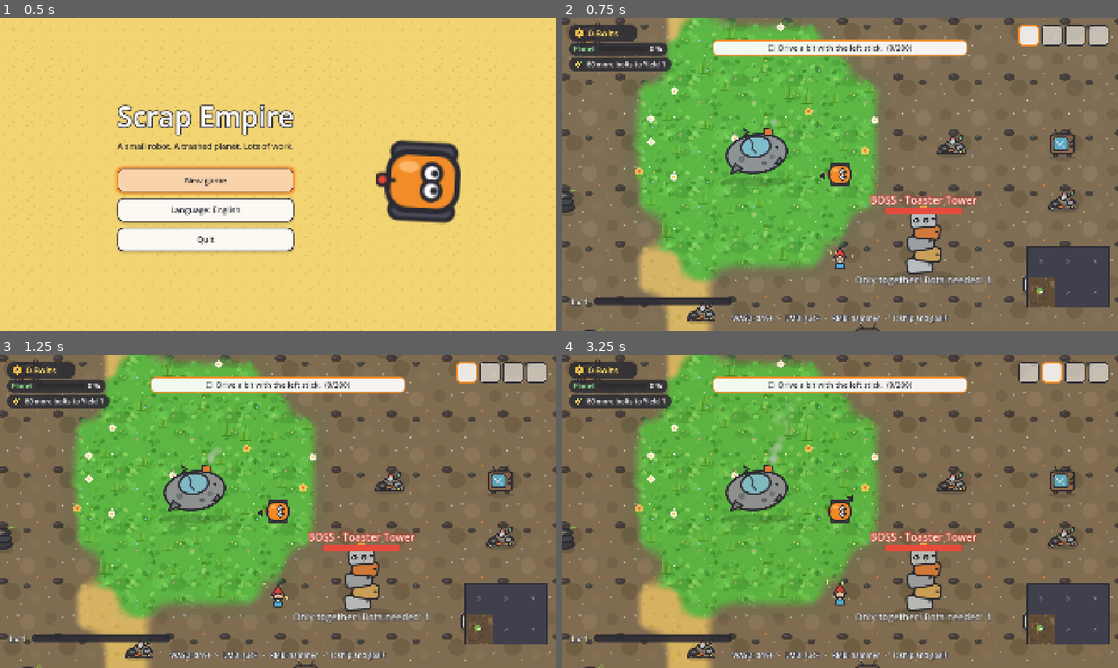
Above: before the commit, frames 1-4 (two rows, left to right).
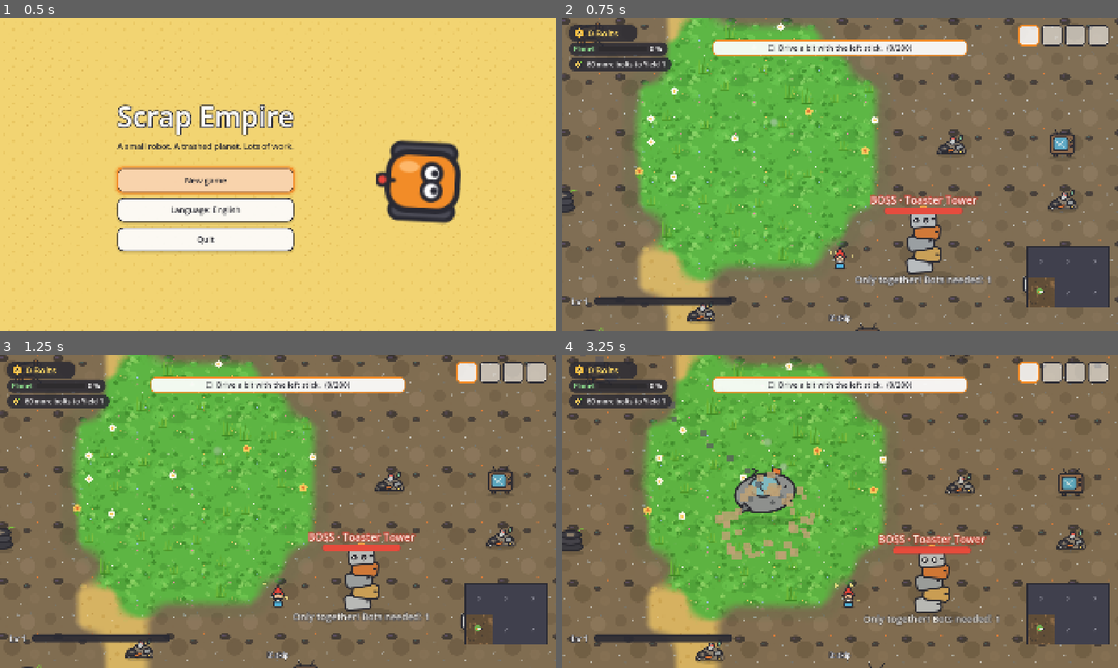
Above: after the commit, the same moments.

Repository: Dean86nz/ScrapEmpire
Game: Godot game, scene res://src/ui/title/title.tscn
The game is run twice, just before and just after one commit, with the same random seed, the same clock (stepped at 60 frames per second) and the same inputs.
Inputs (mouse positions are in pixels of both pictures, inside the frame that each line leads up to):
- Up to frame 1 (0.5 s): no input
- Up to frame 2 (0.75 s): click "New game" at 0.5 s
- Up to frame 3 (1.25 s): no input
- Up to frame 4 (3.25 s): tap Enter (ui_accept) at 1.25, 1.52, 2.27 s; move the mouse to (962, 495) at 1.27 s; hold Right (cursor_right) 1.28-2.03 s; tap Shift (boost) at 1.35 s; click (962, 495) at 1.42 s; move the mouse to (728, 527) at 2.02 s; hold Down (cursor_down) 2.03-2.78 s; tap C (call_courier) at 2.1 s; move the mouse to (895, 442) at 2.77 s; hold Right (cursor_right) from 2.78 s (still down); hold Mouse wheel down (hotbar_next) from 2.78 s (still down)

Frame 1 is identical in both runs. In frame 2, 2.3% of the frame differs, in the area x 28-70%, y 35-98%; in frame 3, 2.3%; in frame 4, 21%, in the area x 0-100%, y 0-100%.

Commit message:
ms47: Absturz-Intro (Trudeln, Aufprall, Rusty plumpst heraus), B überspringt
Co-Authored-By: Claude Opus 5.5 <noreply@anthropic.com>

Diff:
--- a/locale/strings.csv
+++ b/locale/strings.csv
@@ -620,3 +620,5 @@
 BOSS_WAIT,"%d/%d Bots da",%d/%d bots here
 QUIP_RALLY,Verstärkung! Alle Mann zum Haufen!,Reinforcements! Everybody to the heap!
 QUIP_RALLY_NOBODY,Hallo? Bots? Ich brauche Hilfe!,Hello? Bots? I need help!
+INTRO_Q,"Aua. Okay. Räder ja, Plan nein. Erst mal aufräumen!","Ouch. Okay. Wheels yes, plan no. Let's tidy up first!"
+INTRO_SKIP,B: überspringen,B: skip
--- a/project.godot
+++ b/project.godot
@@ -11,7 +11,7 @@
 [application]
 
 config/name="Scrap Empire"
-config/version="2.6.0"
+config/version="2.7.0"
 run/main_scene="res://src/ui/title/title.tscn"
 run/flush_stdout_on_print=true
 config/features=PackedStringArray("4.7", "Mobile")
--- /dev/null
+++ b/src/world/intro_crash.gd
@@ -0,0 +1,138 @@
+class_name IntroCrash
+extends Node
+## Absturz-Intro bei neuem Spiel (MS47): Das Schiff trudelt mit Rauchfahne herunter, schlägt auf
+## (Staub, Wackeln, Bonk), Rusty plumpst heraus, schüttelt sich, erster Spruch. Etwa 7 s,
+## B überspringt. Nur Darstellung: die Sim läuft nicht anders.
+
+signal finished
+
+var _main: Node
+var _ship: Node2D
+var _player: Node2D
+var _body: Node2D                 # nur das Bild bewegt sich (Sim-Position bleibt, keine Aufgabe zählt)
+var _aim: Node2D
+var _body_scale := Vector2.ONE
+var _ship_base := Vector2.ZERO
+var _tween: Tween
+var _smoke: CPUParticles2D
+var _done := false
+
+
+func start(main: Node, ship: Node2D, player: Node2D) -> void:
+	_main = main
+	_ship = ship
+	_player = player
+	_ship_base = ship.position
+	_body = player.get_node("Sprite2D")
+	_body_scale = _body.scale
+	_aim = player.get_node("AimMarker")
+	process_mode = Node.PROCESS_MODE_ALWAYS
+	InputRouter.context = InputRouter.Context.MENU
+	_body.visible = false
+	_aim.visible = false
+	_smoke = _make_particles(Color(0.35, 0.35, 0.4, 0.7), 40, 1.4)
+	_ship.add_child(_smoke)
+	_smoke.emitting = true
+	_ship.position = _ship_base + Vector2(-1300, -1500)
+	_ship.rotation = -4.0
+	_ship.scale = Vector2(0.55, 0.55)
+	_tween = create_tween()
+	_tween.tween_property(_ship, "position", _ship_base, 2.4).set_trans(Tween.TRANS_QUAD).set_ease(Tween.EASE_IN)
+	_tween.parallel().tween_property(_ship, "rotation", 0.0, 2.4).set_trans(Tween.TRANS_SINE).set_ease(Tween.EASE_OUT)
+	_tween.parallel().tween_property(_ship, "scale", Vector2.ONE, 2.4)
+	_tween.tween_callback(_impact)
+	_tween.tween_interval(0.7)
+	_tween.tween_callback(_pop_rusty)
+	_tween.tween_interval(1.1)
+	_tween.tween_callback(_shake_off)
+	_tween.tween_interval(1.0)
+	_tween.tween_callback(_finish)
+
+
+func _make_particles(color: Color, amount: int, life: float) -> CPUParticles2D:
+	var p := CPUParticles2D.new()
+	p.amount = amount
+	p.lifetime = life
+	p.direction = Vector2(0, -1)
+	p.spread = 40.0
+	p.initial_velocity_min = 40.0
+	p.initial_velocity_max = 90.0
+	p.scale_amount_min = 10.0
+	p.scale_amount_max = 22.0
+	p.color = color
+	p.z_index = 5
+	return p
+
+
+func _impact() -> void:
+	_smoke.emitting = false
+	var dust := _make_particles(Color(0.75, 0.65, 0.5, 0.8), 50, 0.9)
+	dust.one_shot = true
+	dust.explosiveness = 1.0
+	dust.spread = 180.0
+	dust.initial_velocity_min = 220.0
+	dust.initial_velocity_max = 420.0
+	dust.position = Vector2(0, 40)
+	_ship.add_child(dust)
+	dust.emitting = true
+	Sfx.play("hammer", 0.0, 6.0, 0.45)
+	Sfx.play("thud", 0.0, 4.0)
+	_main.call("_shake", 22.0, 0.5)
+	var squash := create_tween()
+	squash.tween_property(_ship, "scale", Vector2(1.18, 0.82), 0.08)
+	squash.tween_property(_ship, "scale", Vector2.ONE, 0.25).set_trans(Tween.TRANS_BACK)
+
+
+func _pop_rusty() -> void:
+	_body.visible = true
+	_body.position = _ship.global_position - _player.global_position
+	_body.scale = Vector2(0.3, 0.3)
+	Sfx.play("boing", 0.0)
+	var t := create_tween()
+	t.tween_property(_body, "position", Vector2.ZERO, 0.55).set_trans(Tween.TRANS_QUAD).set_ease(Tween.EASE_OUT)
+	t.parallel().tween_property(_body, "scale", _body_scale, 0.55).set_trans(Tween.TRANS_BACK).set_ease(Tween.EASE_OUT)
+	t.tween_property(_body, "scale", _body_scale * Vector2(1.25, 0.75), 0.07)
+	t.tween_property(_body, "scale", _body_scale, 0.18).set_trans(Tween.TRANS_BACK)
+	Sfx.play("plop", 0.0)
+
+
+func _shake_off() -> void:
+	var t := create_tween()
+	for i in 4:
+		t.tween_property(_body, "rotation", 0.3 if i % 2 == 0 else -0.3, 0.07)
+	t.tween_property(_body, "rotation", 0.0, 0.08)
+	EventBus.quip.emit("INTRO_Q")
+
+
+## B: sofort ans Ende springen.
+func skip() -> void:
+	if _done:
+		return
+	if _tween and _tween.is_valid():
+		_tween.kill()
+	_finish()
+
+
+func _finish() -> void:
+	if _done:
+		return
+	_done = true
+	if is_instance_valid(_smoke):
+		_smoke.emitting = false
+	_ship.position = _ship_base
+	_ship.rotation = 0.0
+	_ship.scale = Vector2.ONE
+	_body.visible = true
+	_aim.visible = true
+	_body.position = Vector2.ZERO
+	_body.scale = _body_scale
+	_body.rotation = 0.0
+	InputRouter.context = InputRouter.Context.GAME
+	finished.emit()
+	queue_free()
+
+
+func _unhandled_input(event: InputEvent) -> void:
+	if not _done and (MenuInput.back_pressed(event) or event.is_action_pressed("pause")):
+		skip()
+		get_viewport().set_input_as_handled()
--- a/src/world/main.gd
+++ b/src/world/main.gd
@@ -184,7 +184,10 @@
 		SaveCodec.log_steps = false
 		SaveManager.log_step("Laden abgeschlossen"))
 	if not _loaded_from_save:
-		get_tree().create_timer(1.0).timeout.connect(func() -> void: Quips.say("start"))
+		if Engine.get_meta("skip_intro", false):
+			get_tree().create_timer(1.0).timeout.connect(func() -> void: Quips.say("start"))
+		else:
+			_start_intro.call_deferred()
 	else:
 		get_tree().create_timer(1.0).timeout.connect(func() -> void: Quips.say("loaded", true))
 
@@ -566,6 +569,17 @@
 			"res://assets/sprites/ui/tab_map.svg", 1.6)
 		await get_tree().create_timer(1.9).timeout
 	marker.queue_free()
+
+
+## Neues Spiel: Absturz-Intro (MS47), B überspringt.
+func _start_intro() -> void:
+	var view := _world_view.ship_view()
+	if view == null:
+		return
+	var intro := IntroCrash.new()
+	intro.name = "IntroCrash"
+	add_child(intro)
+	intro.start(self, view, _player)
 
 
 func _on_credits_closed() -> void:
@@ -709,6 +723,8 @@
 	var kb := "" if InputRouter.is_gamepad else "_KB"
 	if _launching or _player.is_cheering():
 		return ""
+	if has_node("IntroCrash"):
+		return tr("INTRO_SKIP")
 	match InputRouter.context:
 		InputRouter.Context.MENU:
 			# Das Fortschritts-Menü hat eine eigene Fußzeile: unten keine zweite
--- a/tests/continue_check.gd
+++ b/tests/continue_check.gd
@@ -21,6 +21,7 @@
 
 
 func _initialize() -> void:
+	Engine.set_meta("skip_intro", true)  # Absturz-Intro stört die Abläufe hier nicht (eigene Prüfung im Gamepad-Check)
 	var args := OS.get_cmdline_user_args()
 	if args.size() >= 1:
 		_phase = args[0]
--- a/tests/gamepad_check.gd
+++ b/tests/gamepad_check.gd
@@ -100,6 +100,11 @@
 
 	var player: Node2D = _node("Player")
 
+	# Absturz-Intro (MS47): B überspringt sofort
+	_step("Intro läuft: Steuerung gesperrt", func() -> void: pass,
+		func() -> bool: return _main.has_node("IntroCrash") and router.context == router.Context.MENU, 4, 300)
+	_step("B überspringt das Absturz-Intro", func() -> void: _tap(JOY_BUTTON_B),
+		func() -> bool: return not _main.has_node("IntroCrash") and router.context == router.Context.GAME and player.get_node("Sprite2D").visible, 6)
 	_step("Select am Anfang: nur drei Tabs (Schiff, Ziele, Karte)", func() -> void: _tap(JOY_BUTTON_BACK),
 		func() -> bool:
 			var n := 0
--- a/tests/screenshot.gd
+++ b/tests/screenshot.gd
@@ -39,6 +39,7 @@
 	var scene := "res://src/world/main.tscn"
 	if args.size() >= 6:
 		scene = args[5]  # z. B. res://src/ui/title/title.tscn
+	Engine.set_meta("skip_intro", not _cheat.contains("intro=1"))  # Absturz-Intro nur auf Wunsch
 	change_scene_to_file(scene)
 
 
Not shown, added: src/world/intro_crash.gd.uid
Not shown, changed: CHANGELOG.md
Not shown, changed: TODO.md
Not shown, changed: docs/03_ROADMAP.md
